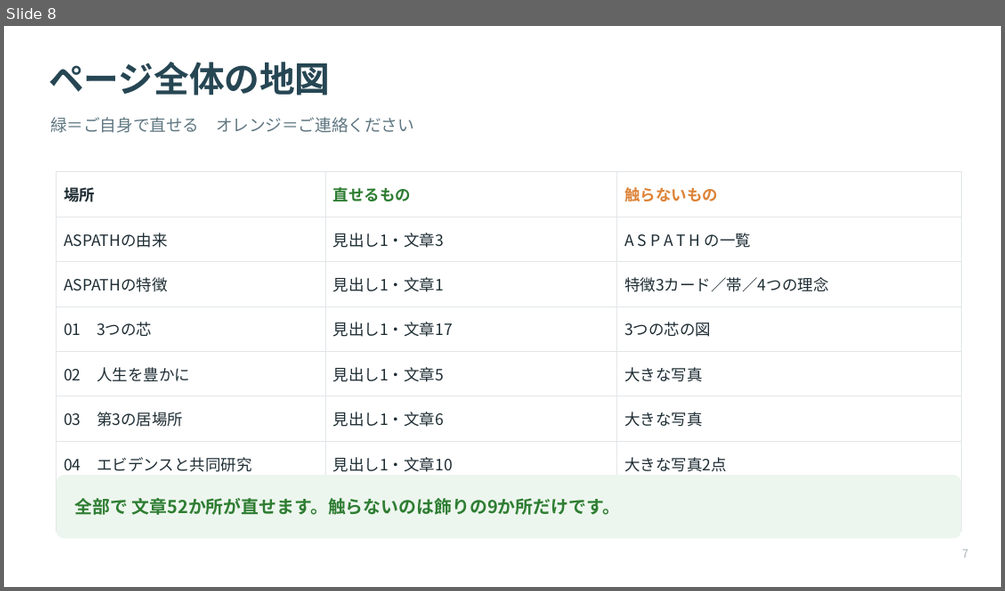
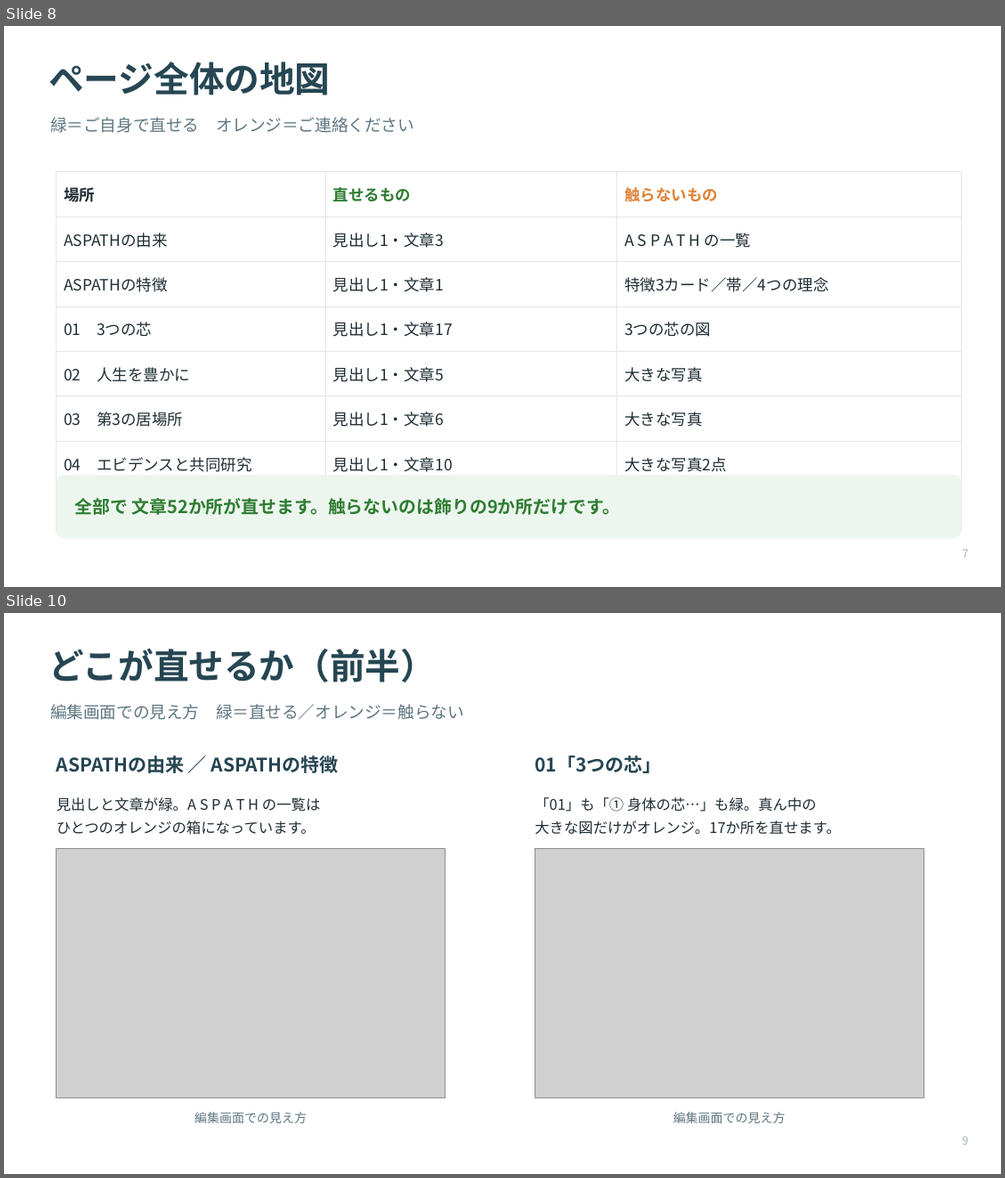
Before and after one commit to Kkenjis/dev-aspath-life, a slide deck: _wp移行素材/★引継ぎ資料/★山口様向け_ASPATHについて_文章の直し方.pptx. Shown one above the other, each under a label of ours: slide 8 before the commit, slides 8 and 10 after it; the slides between them are not shown. The pictures are 1005x591 and 1005x1178 pixels, drawn with LibreOffice and Linux fonts; fonts in the diff are those of the drawing; grey boxes stand for pictures. Boxes give left, top, right and bottom in pixels: in the first picture for what was removed or moved away, otherwise in the second. Text is boxed around its words. In the diff, an @@ line names an element or a change of style, - is before the commit and + after.

```diff
--- a/_wp移行素材/★引継ぎ資料/★山口様向け_ASPATHについて_文章の直し方.pptx
+++ b/_wp移行素材/★引継ぎ資料/★山口様向け_ASPATHについて_文章の直し方.pptx
@@ slide 10 added at [4,613,1001,1174], background #FFFFFF @@
@@ text added at [48,649,436,682], 34 pt, text #264653, bold @@
+どこが直せるか（前半）
@@ text added at [50,704,464,720], 16 pt, text #5E7681 @@
+編集画面での見え方 緑＝直せる／オレンジ＝触らない
@@ text added at [57,755,339,773], 18 pt, text #264653, bold @@
+ASPATHの由来 ／ ASPATHの特徴
@@ text added at [534,755,661,773], 18 pt, text #264653, bold @@
+01「3つの芯」
@@ text added at [57,797,320,835], 14 pt, text #1E2D34 @@
+見出しと文章が緑。A S P A T H の一覧は
+ひとつのオレンジの箱になっています。
@@ text added at [534,797,841,835], 14 pt, text #1E2D34 @@
+「01」も「① 身体の芯…」も緑。真ん中の
+大きな図だけがオレンジ。17か所を直せます。
@@ picture added at [57,849,445,1097] @@
@@ picture added at [535,849,923,1097] @@
@@ text added at [194,1111,307,1123], 12 pt, text #5E7681 @@
+編集画面での見え方
@@ text added at [673,1111,785,1123], 12 pt, text #5E7681 @@
+編集画面での見え方
@@ text added at [962,1135,968,1144], 11 pt, text #A8B4B8 @@
+9
```
Also in this commit, not shown: 7 slides changed, 1 other slide added, 1 slide removed, 6 other files.
